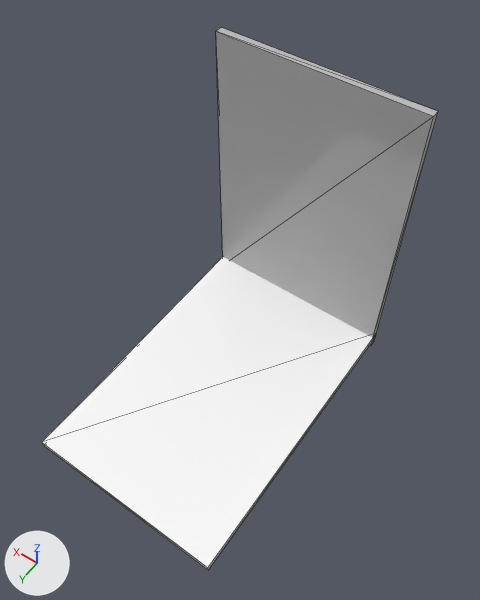
Two versions of the OBJ model frontend/public/signs/bảng hiệu xinhan bạt 2 mặt 80 x 120.obj, one commit apart.
Before and after are seen from a 50 mm lens placed at (-0.486, 1.691, 2.412), pointed at (0.335, 0.542, 0.607). Every picture has the same lights, and +X, +Y and +Z are marked at lower left. The older version comes first. Mesh edges are drawn as thin lines. Where no turn or scale is listed for an object, it has been applied to the vertices. Vertices at exactly the same position are counted once.

Names of what the first picture shows: 'bang_hieu_xinhan_bat_2_mat_80_x_120'.
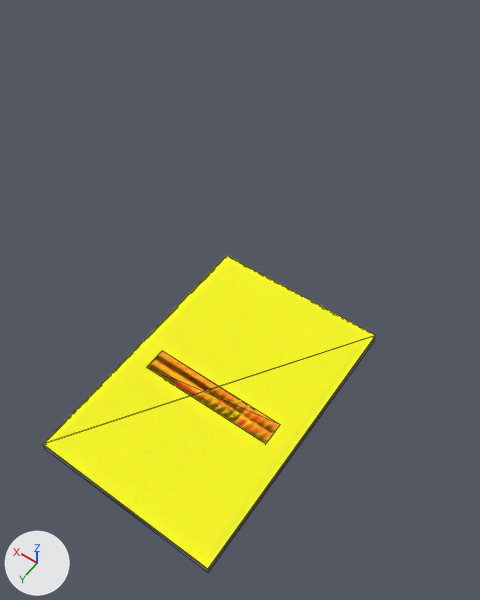
The change in detail:
me_bang_hieu_xinhan_bat_2_mat_80_x_120 is used by ob_bang_hieu_xinhan_bat_2_mat_80_x_120; location (0.0, 0.0, 0.0).
me_bang_hieu_xinhan_bat_2_mat_80_x_120 had 30 vertices, 48 faces and spanned x 0.0..0.8, y 0.0..1.2, z 0.0..1.2.
me_bang_hieu_xinhan_bat_2_mat_80_x_120 now has 28 vertices, 46 faces and spans x 0.0..0.8, y 0.0..1.2, z 0.0..0.045.
me_bang_hieu_xinhan_bat_2_mat_80_x_120 part 1: the loose piece of 8 vertices spanning x 0.1..0.7, y 0.1..0.2, z 0.03..0.04 is moved by (0.0, 0.5, 0.005).
Part 2, on me_bang_hieu_xinhan_bat_2_mat_80_x_120:
10 vertices are removed from x 0.0..0.8, y 0.0..0.03, z 0.0..1.2.
26 faces are deleted.
4 vertices in x 0.0..0.8, y 0.0..1.2, z 0.06 move by (0.0, 0.0, -0.025).
8 vertices are added at x 0.0..0.8, y 0.0..1.2, z 0.0..0.045.
12 new faces join them, mat_mat_808080 (grey #bcbcbc).
12 new faces join them, mat_mat_ffff00 (yellow #ffff00).

Pixel boxes (x1, y1, x2, y2) of what changed, in the pictures (480 x 600 px; the box of a moved part takes in the faces that stretch with it):
'bang_hieu_xinhan_bat_2_mat_80_x_120', reshaped (16% narrower, 41% shorter): before (42, 27, 438, 570); after (43, 255, 376, 573)
part 1 of me_bang_hieu_xinhan_bat_2_mat_80_x_120, moved or reshaped (not visible before): after (148, 352, 280, 443)
part 2 of me_bang_hieu_xinhan_bat_2_mat_80_x_120, moved or reshaped: before (42, 27, 438, 570); after (43, 255, 376, 573)
